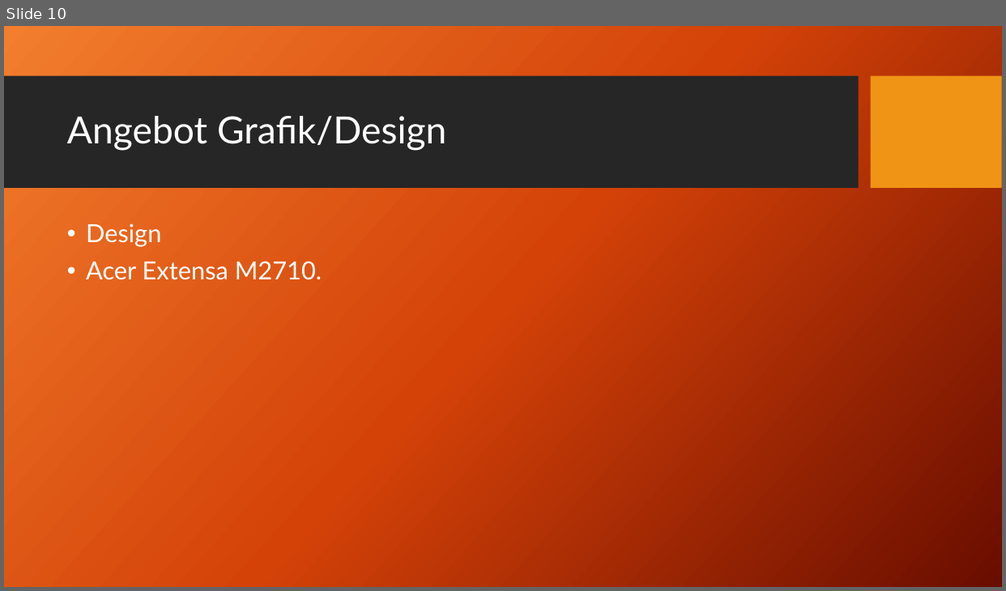
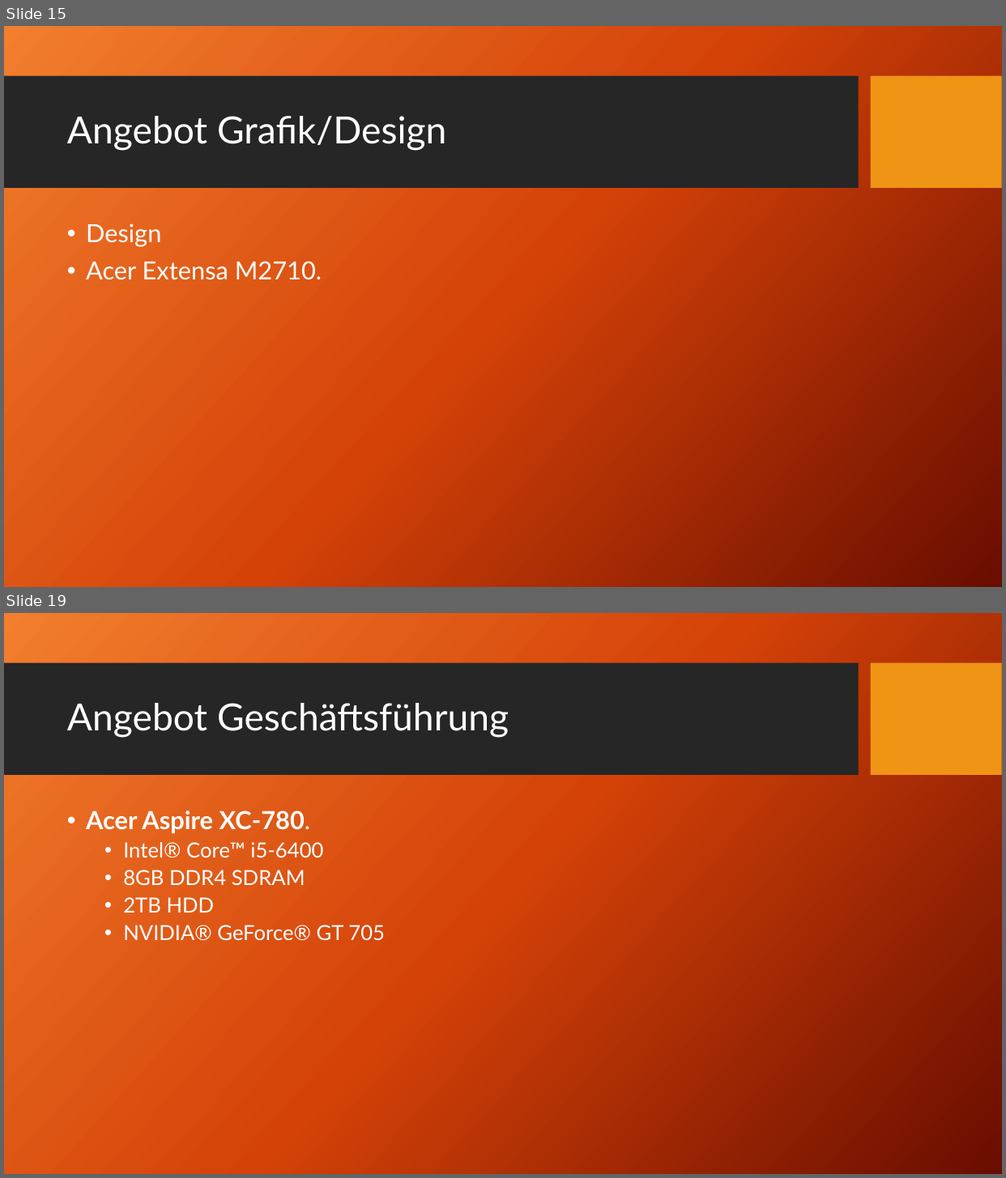
Before and after one commit to HaJaReDeluxe/mintBerryCrunchGames, a slide deck: Angebot für mintBerryCrunchGames GmbH.pptx. Shown one above the other, each under a label of ours: slide 10 before the commit, slides 15 and 19 after it; the slides between them are not shown. The pictures are 1006x591 and 1006x1178 pixels, drawn with LibreOffice and Linux fonts; fonts in the diff are those of the drawing; background and template pictures are left out. Boxes give left, top, right and bottom in pixels: in the first picture for what was removed or moved away, otherwise in the second. Text is boxed around its words. In the diff, an @@ line names an element or a change of style, - is before the commit and + after.

```diff
--- a/Angebot für mintBerryCrunchGames GmbH.pptx
+++ b/Angebot für mintBerryCrunchGames GmbH.pptx
@@ slide 19 added at (x1=4, y1=613, x2=1002, y2=1174), background picture (left out); not listed: 2 template elements that a slide beside it also shows @@
@@ title added at (x1=67, y1=703, x2=509, y2=738), 36 pt, text #FFFFFF @@
+Angebot Geschäftsführung
@@ text added at (x1=86, y1=811, x2=385, y2=941), 20 pt, text #FFFFFF @@
+• Acer Aspire XC-780.
+  • Intel® Core™ i5-6400
+  • 8GB DDR4 SDRAM
+  • 2TB HDD
+  • NVIDIA® GeForce® GT 705
@@ what was slide 10 is now slide 15 @@
```
Also in this commit, not shown: 2 slides changed, 10 other slides added, 2 slides removed, 2 other files.
